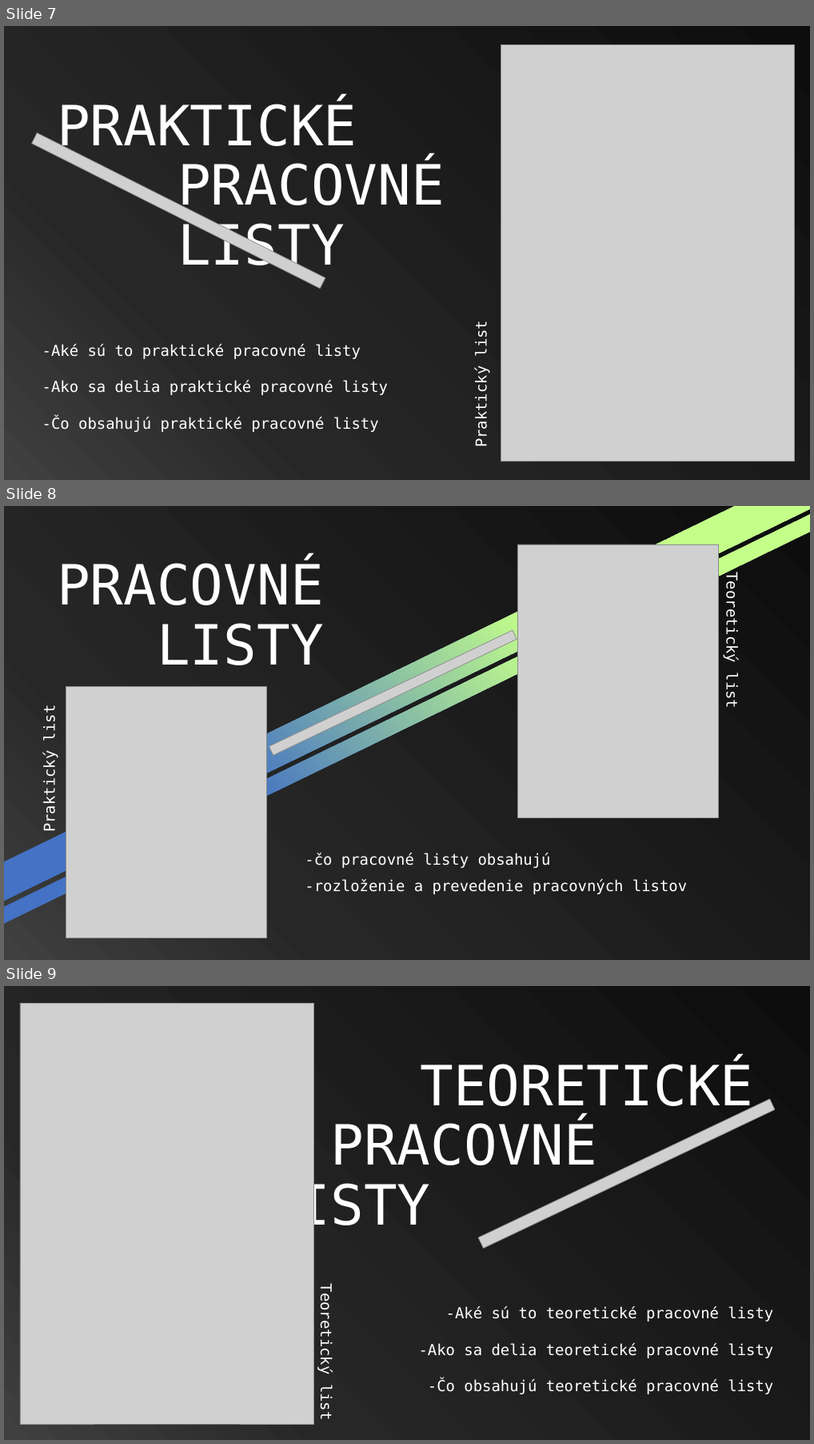
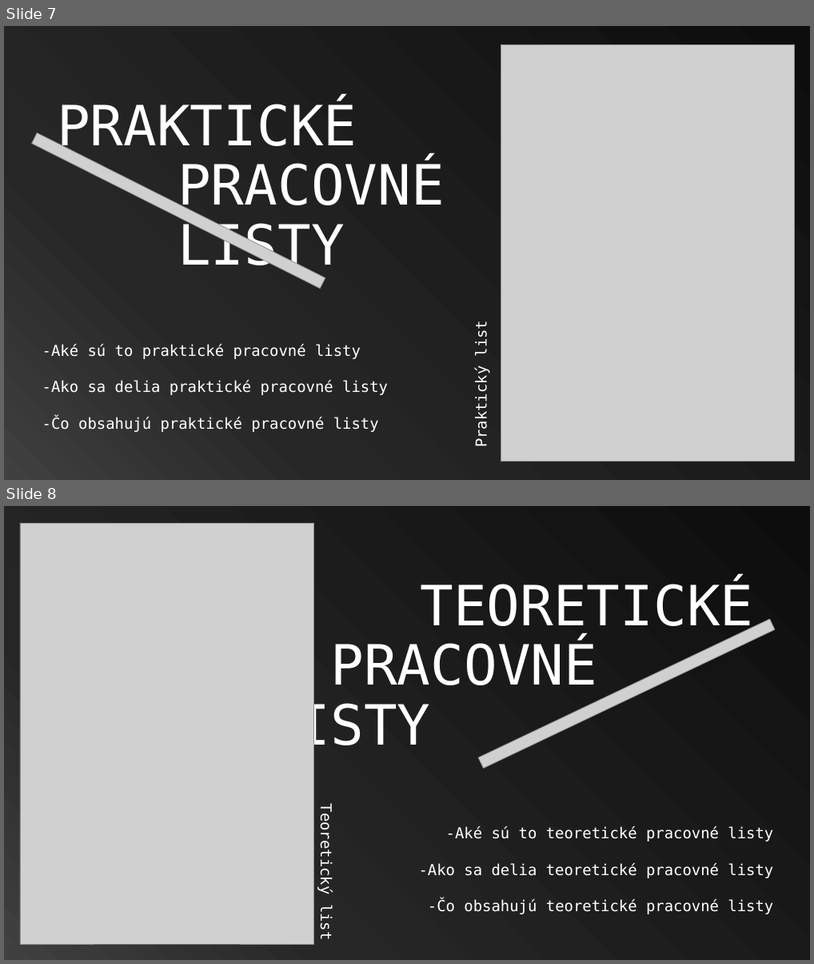
Before and after one commit to Moriacik/SOC, a slide deck: prezentácia-finálna-v2.pptx. Shown one above the other, each under a label of ours: slides 7, 8 and 9 before the commit, slides 7 and 8 after it. The pictures are 814x1444 and 814x964 pixels, drawn with LibreOffice and Linux fonts; fonts in the diff are those of the drawing; grey boxes stand for pictures. Boxes give left, top, right and bottom in pixels: in the first picture for what was removed or moved away, otherwise in the second. Text is boxed around its words. In the diff, an @@ line names an element or a change of style, - is before the commit and + after.

Commit message:
prezentacia pre stary ppt a pre novy
prezentacia pre stary ppt a pre novy

```diff
--- a/prezentácia-finálna-v2.pptx
+++ b/prezentácia-finálna-v2.pptx
@@ slide 8 removed at (4,506,810,960), background #FFFFFF @@
@@ rectangle removed at (4,506,810,960) @@
@@ rectangle removed at (4,506,810,948) @@
@@ rectangle removed at (4,506,810,960) @@
@@ picture removed at (518,544,719,817) @@
@@ text removed at (57,563,324,665) @@
-PRACOVNÉ LISTY
@@ text removed at (723,581,741,707) @@
-Teoretický list
@@ picture removed at (269,630,517,755) @@
@@ picture removed at (66,687,267,938) @@
@@ text removed at (41,708,58,829) @@
-Praktický list
@@ text removed at (305,852,687,894) @@
--čo pracovné listy obsahujú
--rozloženie a prevedenie pracovných listov
@@ what was slide 9 is now slide 8 @@
```
Also in this commit, not shown: 1 other file.
